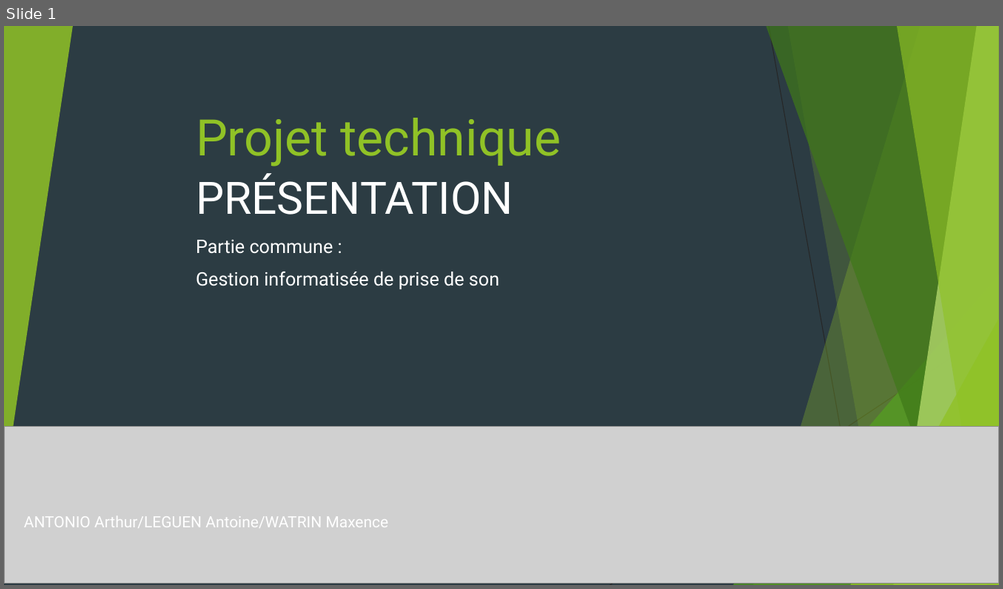
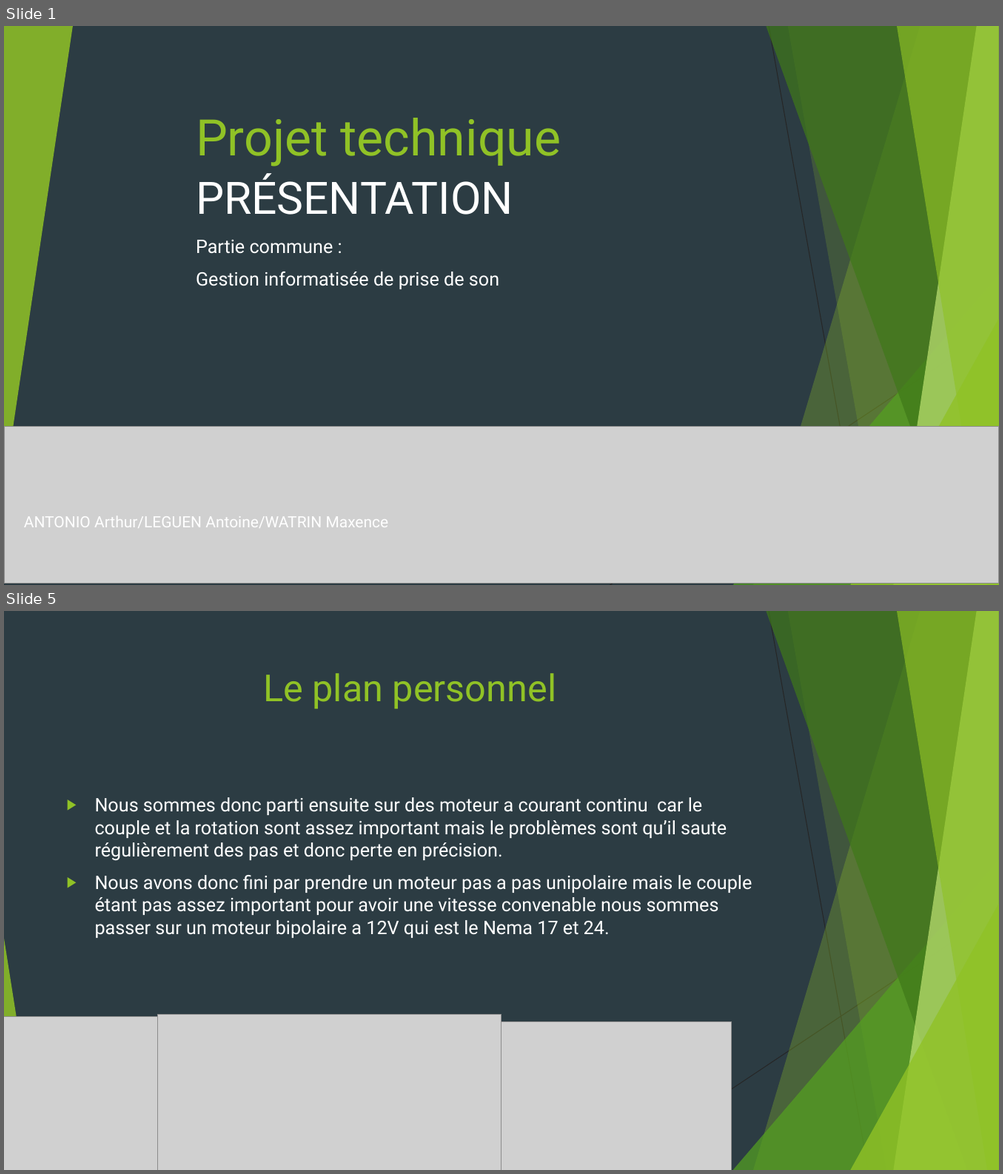
Before and after one commit to MAXENCEWATRIN/GitHub, a slide deck: A trier/Présentation Projet technique.pptx. Shown one above the other, each under a label of ours: slide 1 before the commit, slides 1 and 5 after it; the slides between them are not shown. The pictures are 1003x589 and 1003x1174 pixels, drawn with LibreOffice and Linux fonts; fonts in the diff are those of the drawing; grey boxes stand for pictures. Boxes give left, top, right and bottom in pixels: in the first picture for what was removed or moved away, otherwise in the second. Text is boxed around its words. In the diff, an @@ line names an element or a change of style, - is before the commit and + after.

```diff
--- a/A trier/Présentation Projet technique.pptx
+++ b/A trier/Présentation Projet technique.pptx
@@ slide 5 added at [4, 611, 999, 1170], background #2C3C43; not listed: 9 template elements that a slide beside it also shows @@
@@ title added at [263, 673, 556, 709], 36 pt, text #90C226 @@
+Le plan personnel
@@ text added at [95, 797, 751, 938], 18 pt, text #FFFFFF @@
+▶ Nous sommes donc parti ensuite sur des moteur a courant continu car le couple et la rotation sont assez important mais le problèmes sont qu’il saute régulièrement des pas et donc perte en précision.
+▶ Nous avons donc fini par prendre un moteur pas a pas unipolaire mais le couple étant pas assez important pour avoir une vitesse convenable nous sommes passer sur un moteur bipolaire a 12V qui est le Nema 17 et 24.
@@ triangle added at [4, 939, 40, 1170], fill #90C226 at 85% opacity @@
@@ picture added at [4, 1017, 162, 1170] @@
@@ picture added at [158, 1014, 501, 1170] @@
@@ picture added at [502, 1022, 731, 1170] @@
```
Also in this commit, not shown: 5 other slides added, 1 other file.
